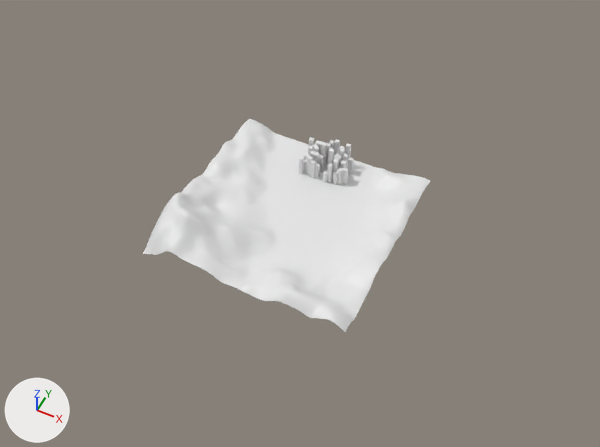
An edit to the Blender file world for us/Assets/Blender/world-for-us.blend, drawn before and after from the same camera.
Rendered twice from a 50 mm lens placed at (121.0, -263.0, 291.0), pointed at (1.0, -24.0, -9.0). Every picture has the same lights, and +X, +Y and +Z are marked at lower left.

Objects in the first picture: 'Cityscape', 'World Base'.
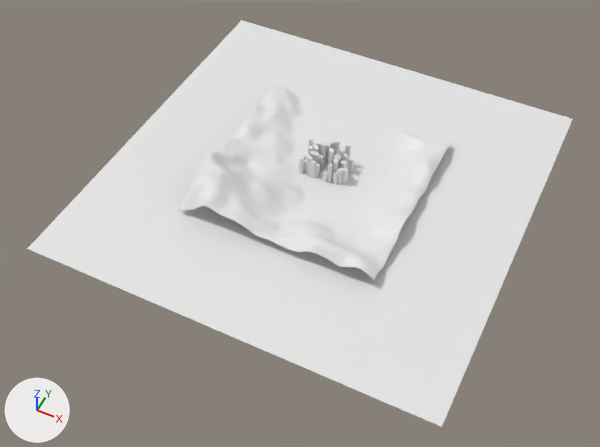
Changed parts and their boxes (x1, y1, x2, y2) in the pictures (600 x 447 px):
'Plane', added
    after: (27, 20, 573, 427)
'World Base', moved
    before: (143, 119, 430, 332)
    after: (179, 85, 452, 280)

What changed in the scene script:
```text
Change me_cube_028:
    where me_cube_028.from_pydata(...)  # 40804 vertices, 40401 faces; spans x -49.1..51.0, y -86.1..13.9, z -1.0..2.5
    used by ob_world_base; location = (-1.0, 6.0, 6.0); scale = (1.0, 1.0, 6.0)
    me_cube_028 part 1: the whole mesh is moved by (-1.0, 36.1, 0.4)
Add me_plane:
    me_plane.from_pydata([(-1.0, -1.0, 0.0), (1.0, -1.0, 0.0), (-1.0, 1.0, 0.0), (1.0, 1.0, 0.0)], [], [(0, 1, 3, 2)])
Change ob_world_base:
    ob_world_base.location: (-1.0, 6.0, 6.0) -> (0.0, 0.0, 4.0)
Add ob_plane:
    ob_plane = bpy.data.objects.new('Plane', me_plane)
    ob_plane.location = (0.0, 0.0, 0.0)
    ob_plane.scale = (100.0, 100.0, 100.0)
```
